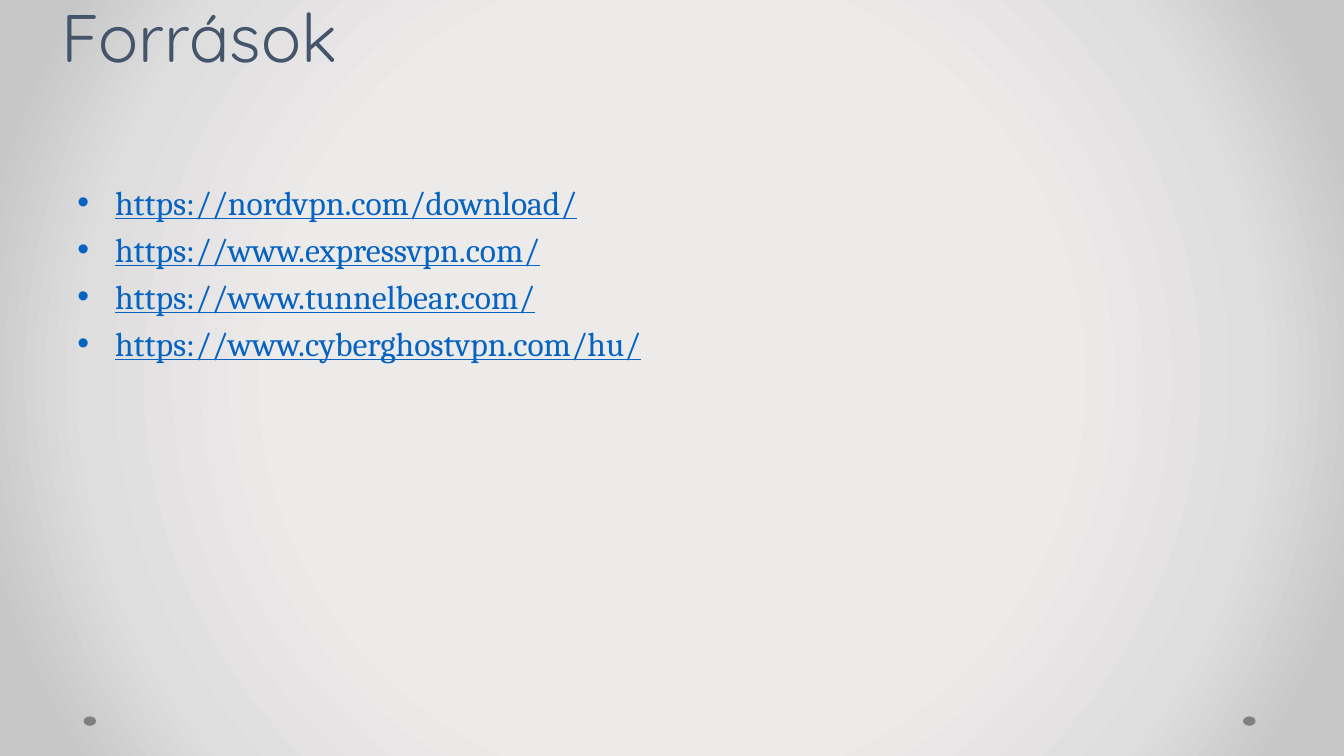
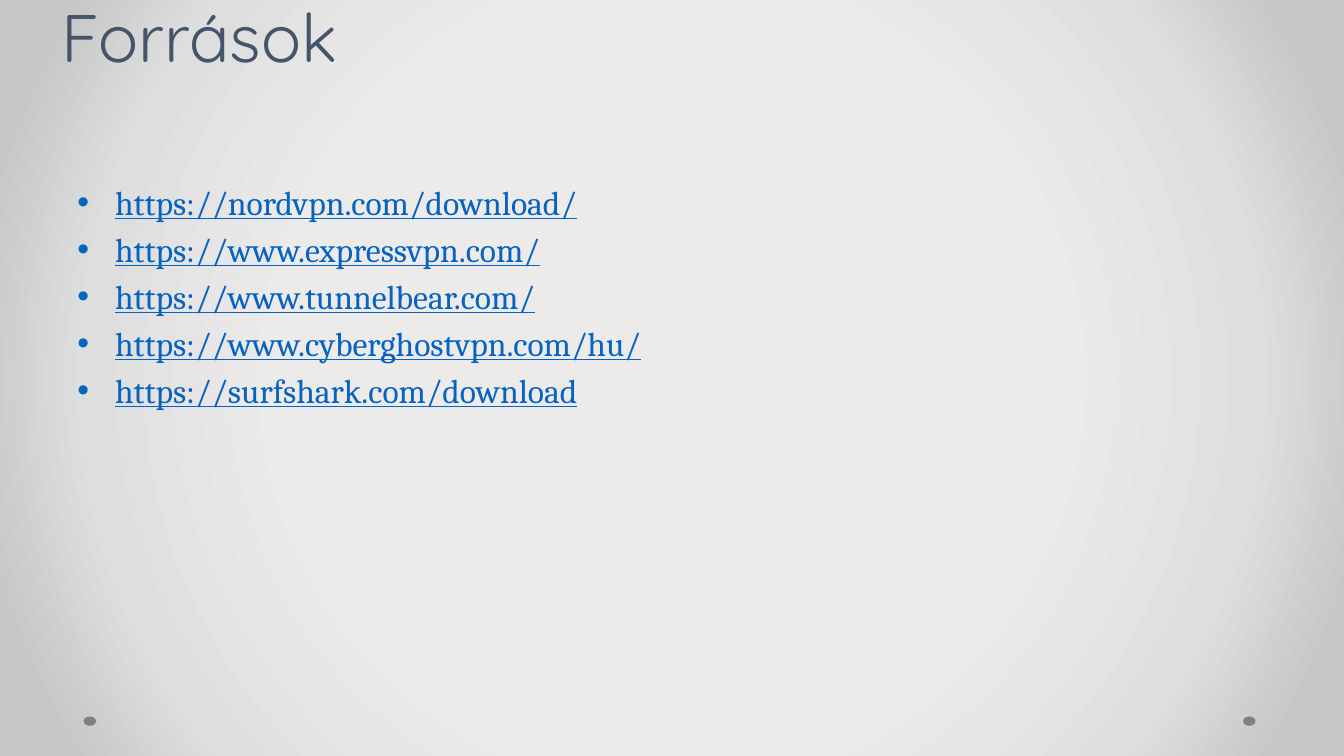
Before and after one commit to lampandras/ppt-bemutato-szakmai, a slide deck: slide 8 of VPN-hálózatok.pptx. Drawn at 1344x756 pixels with LibreOffice and Linux fonts; fonts in the diff are those of the drawing. Boxes give left, top, right and bottom in pixels: in the first picture for what was removed or moved away, otherwise in the second. Text is boxed around its words. In the diff, an @@ line names an element or a change of style, - is before the commit and + after.

Commit message:
PPT kész állapota (teljes)

```diff
--- a/VPN-hálózatok.pptx
+++ b/VPN-hálózatok.pptx
@@ text at <box>115,379,577,410</box>: paragraph added @@
+• https://surfshark.com/download
```
